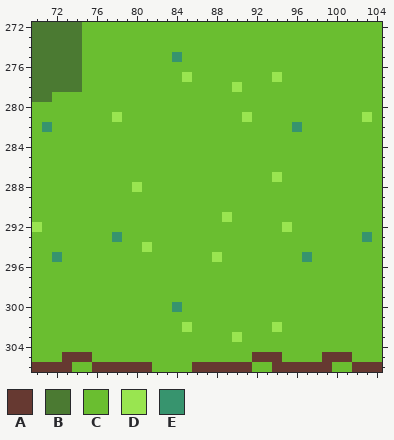
Pixel-art file, stored at sprites/mockups/walls.ase. Above: the version before the commit.
500x900 pixels, 1 frame. Colours within 5 levels of each other are drawn and written as one. Shown: x 70..104, y 272..306.
Palette (. is transparent): A #663931  B #4b7a32  C #6abe30  D #99e550  E #37946e
Pixels before, first column x 70:
272 BBBBBCCCCCCCCCCCCCCCCCCCCCCCCCCCCCC
273 BBBBBCCCCCCCCCCCCCCCCCCCCCCCCCCCCCC
274 BBBBBCCCCCCCCCCCCCCCCCCCCCCCCCCCCCC
275 BBBBBCCCCCCCCCECCCCCCCCCCCCCCCCCCCC
276 BBBBBCCCCCCCCCCCCCCCCCCCCCCCCCCCCCC
277 BBBBBCCCCCCCCCCDCCCCCCCCDCCCCCCCCCC
278 BBBBBCCCCCCCCCCCCCCCDCCCCCCCCCCCCCC
279 BBCCCCCCCCCCCCCCCCCCCCCCCCCCCCCCCCC
280 CCCCCCCCCCCCCCCCCCCCCCCCCCCCCCCCCCC
281 CCCCCCCCDCCCCCCCCCCCCDCCCCCCCCCCCDC
282 CECCCCCCCCCCCCCCCCCCCCCCCCECCCCCCCC
283 CCCCCCCCCCCCCCCCCCCCCCCCCCCCCCCCCCC
284 CCCCCCCCCCCCCCCCCCCCCCCCCCCCCCCCCCC
285 CCCCCCCCCCCCCCCCCCCCCCCCCCCCCCCCCCC
286 CCCCCCCCCCCCCCCCCCCCCCCCCCCCCCCCCCC
287 CCCCCCCCCCCCCCCCCCCCCCCCDCCCCCCCCCC
288 CCCCCCCCCCDCCCCCCCCCCCCCCCCCCCCCCCC
289 CCCCCCCCCCCCCCCCCCCCCCCCCCCCCCCCCCC
290 CCCCCCCCCCCCCCCCCCCCCCCCCCCCCCCCCCC
291 CCCCCCCCCCCCCCCCCCCDCCCCCCCCCCCCCCC
292 DCCCCCCCCCCCCCCCCCCCCCCCCDCCCCCCCCC
293 CCCCCCCCECCCCCCCCCCCCCCCCCCCCCCCCEC
294 CCCCCCCCCCCDCCCCCCCCCCCCCCCCCCCCCCC
295 CCECCCCCCCCCCCCCCCDCCCCCCCCECCCCCCC
296 CCCCCCCCCCCCCCCCCCCCCCCCCCCCCCCCCCC
297 CCCCCCCCCCCCCCCCCCCCCCCCCCCCCCCCCCC
298 CCCCCCCCCCCCCCCCCCCCCCCCCCCCCCCCCCC
299 CCCCCCCCCCCCCCCCCCCCCCCCCCCCCCCCCCC
300 CCCCCCCCCCCCCCECCCCCCCCCCCCCCCCCCCC
301 CCCCCCCCCCCCCCCCCCCCCCCCCCCCCCCCCCC
302 CCCCCCCCCCCCCCCDCCCCCCCCDCCCCCCCCCC
303 CCCCCCCCCCCCCCCCCCCCDCCCCCCCCCCCCCC
304 CCCCCCCCCCCCCCCCCCCCCCCCCCCCCCCCCCC
305 CCCAAACCCCCCCCCCCCCCCCAAACCCCAAACCC
306 AAAACCAAAAAACCCCAAAAAACCAAAAAACCAAA
And afterwards:
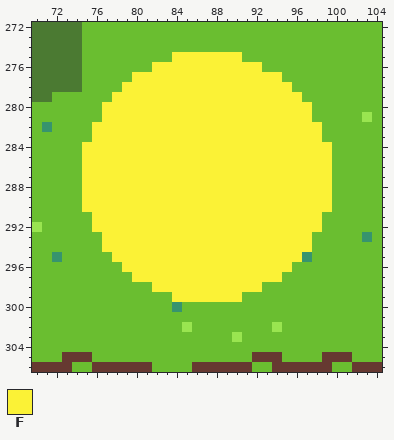
Colours new in this view: F #fbf236
Diff:
layer "Layer 3" added
Layer "Layer 3":
The edit turns colour C into colour F in row 275 at x 85 to 90; in row 276 at x 82 to 92; in row 277 at x 80 to 84 and 86 to 93; in row 278 at x 79 to 89 and 91 to 95; in row 279 at x 78 to 96; in row 280 at x 77 to 97.
The edit turns colour C into colour F in row 281 at x 77, 79 to 90 and 92 to 97; in row 282 at x 76 to 95 and 97 to 98; in row 283 at x 76 to 98; in rows 284 to 286 at x 75 to 99; in row 287 at x 75 to 93 and 95 to 99; in row 288 at x 75 to 79 and 81 to 99.
The edit turns colour C into colour F in rows 289 to 290 at x 75 to 99; in row 291 at x 76 to 88 and 90 to 98; in row 292 at x 76 to 94 and 96 to 98; in row 293 at x 77 and 79 to 97; in row 294 at x 77 to 80 and 82 to 97; in row 295 at x 78 to 87 and 89 to 96.
The edit turns colour C into colour F in row 296 at x 79 to 95; in row 297 at x 80 to 94; in row 298 at x 82 to 92; in row 299 at x 84 to 90.
The edit turns colour D into colour F in row 277 at x 85 and 94; in row 278 at x 90; in row 281 at x 78 and 91; in row 287 at x 94; in row 288 at x 80; in row 291 at x 89.
The edit turns colour D into colour F in row 292 at x 95; in row 294 at x 81; in row 295 at x 88.
The edit turns colour E into colour F in row 275 at x 84; in row 282 at x 96; in row 293 at x 78.
Changed places in both pictures, as pixel boxes (x1, y1, x2, y2):
changed: (82, 52, 332, 302)
